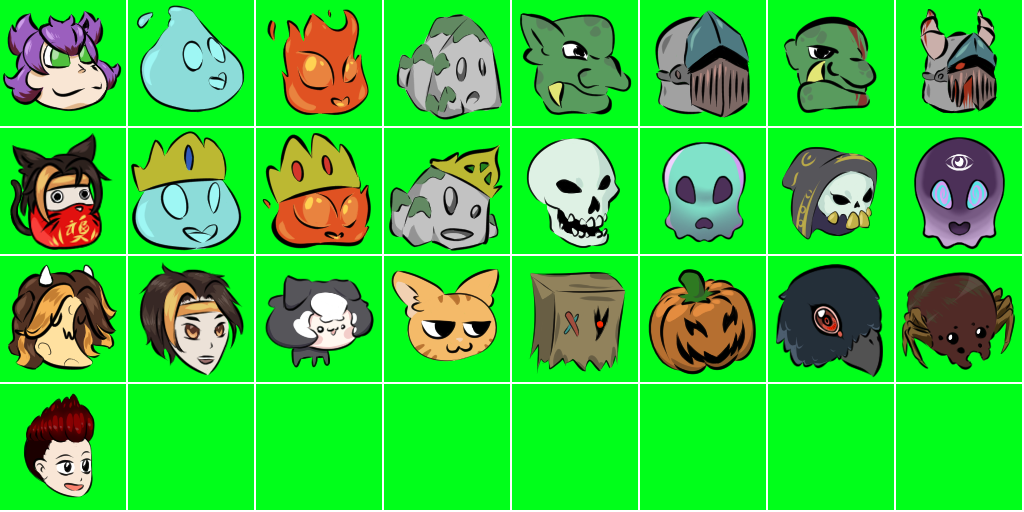
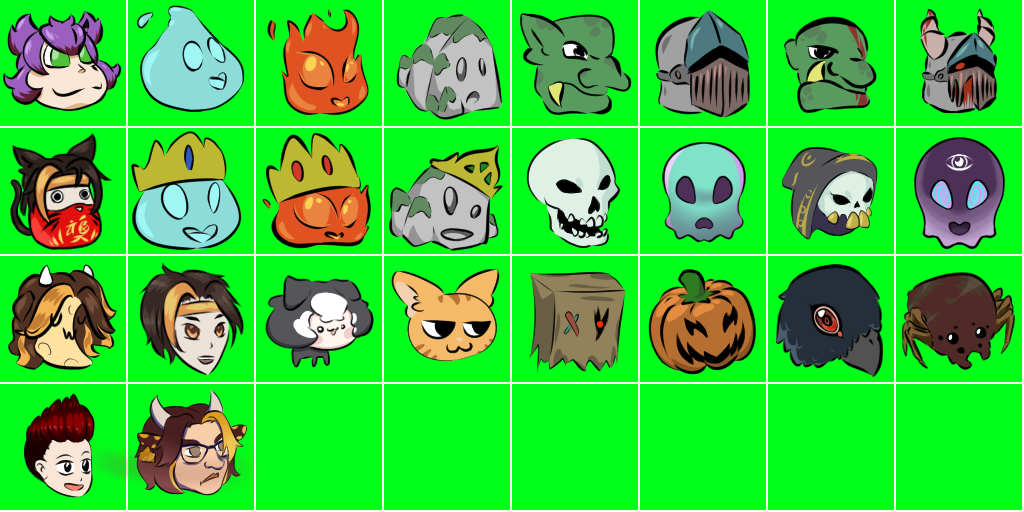
Two versions of the same layered image (1024x512). Layer-by-layer changes:
painted on "Calque de dessin 5 Fusionnés" over bbox(84, 390, 261, 496)
